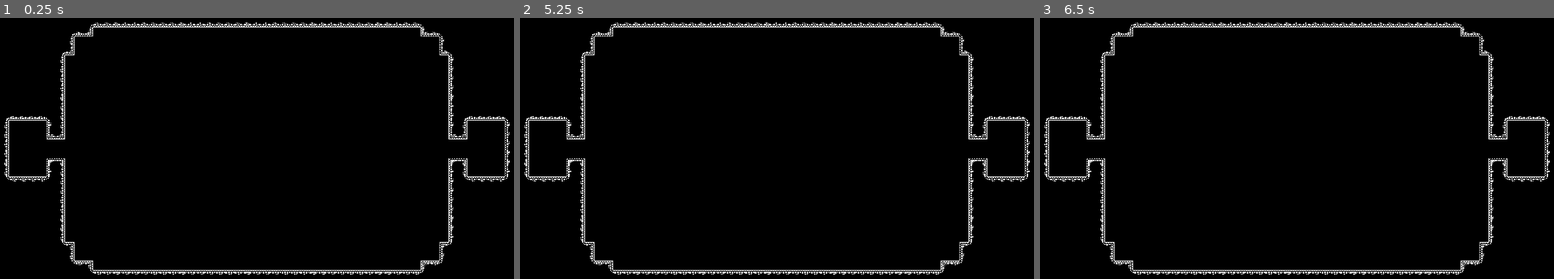
Above: before the commit, frames 1-3 (left to right).
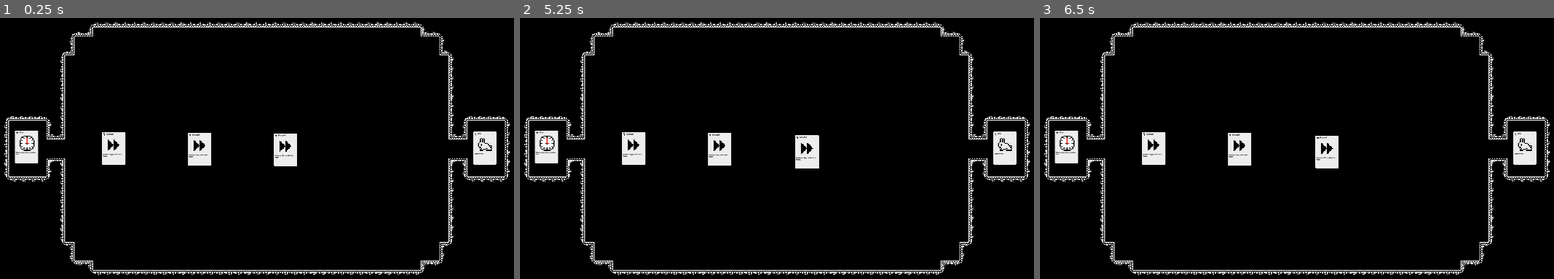
Above: after the commit, the same moments.

Repository: hpi-swa-lab/syntactic-shuffle
Game: Godot game, scene res://game/game.tscn
Same seed, same stepped clock (60 frames per second), same inputs: the game is played once before the commit and once after it. The engine's default icon, where the game draws it, is replaced by a stand-in: a white triangle on a blue panel in a dark square.
Inputs (mouse positions are in pixels of both pictures, inside the frame that each line leads up to):
- Up to frame 1 (0.25 s): no input
- Up to frame 2 (5.25 s): tap Enter at 0.5, 2, 3.5 s; move the mouse to (905, 135) at 0.52 s; click (905, 135) at 0.67 s; tap Space at 1.25, 2.75, 4.25 s; drag from (663, 169) to (outside the picture) at 1.27 s; move the mouse to (838, 80) at 2.02 s; click (838, 80) at 2.17 s; drag from (751, 216) to (outside the picture) at 2.77 s; move the mouse to (951, 200) at 3.52 s; click (951, 200) at 3.67 s; drag from (602, 104) to (689, 70) at 4.27 s; move the mouse to (807, 151) at 5.02 s; click (807, 151) at 5.17 s
- Up to frame 3 (6.5 s): drag from (1209, 70) to (outside the picture) at 5.77 s

The runs differ from the first frame. In frame 1, 2.7% of the frame differs, in the area x 2-97%, y 43-57%; in frame 2, 2.7%, in the area x 2-97%, y 43-58%; in frame 3, 2.7%.
Error after the commit: Assertion failed: cannot have multiple fallback card boundaries (res://addons/cards/CardBoundary.gd:62)

Commit message:
fix 2 levels

Diff:
--- a/game/levels/lvl_forward_loop.tscn
+++ b/game/levels/lvl_forward_loop.tscn
@@ -663,58 +663,63 @@
 script = ExtResource("2_deai0")
 metadata/cards_ignore = false
 
-[node name="ForwardCard" type="Node2D" parent="."]
-position = Vector2(295, 75)
+[node name="ForwardCard" type="CharacterBody2D" parent="."]
+position = Vector2(200, 74)
 scale = Vector2(0.2, 0.2)
+motion_mode = 1
 script = ExtResource("3_dtmmn")
-id = "0c0fd2b0-87bd-4033-9352-40b64e954f15"
+id = "f0dadd47-5419-4409-a8b5-4ced7980dde9"
+named_outgoing = Dictionary[String, Array]({
+"data": [NodePath("../ForwardCard2")]
+})
+named_incoming = Dictionary[String, Array]({
+"data": [NodePath("../ClockCard")]
+})
+metadata/_custom_type_script = ExtResource("3_dtmmn")
+
+[node name="ForwardCard2" type="CharacterBody2D" parent="."]
+position = Vector2(347, 75)
+scale = Vector2(0.2, 0.2)
+motion_mode = 1
+script = ExtResource("3_dtmmn")
+id = "f0dadd47-5419-4409-a8b5-4ced7980dde9"
 named_outgoing = Dictionary[String, Array]({
 "data": [NodePath("../ForwardCard3")]
+})
+named_incoming = Dictionary[String, Array]({
+"data": [NodePath("../ForwardCard")]
+})
+metadata/_custom_type_script = ExtResource("3_dtmmn")
+
+[node name="ForwardCard3" type="CharacterBody2D" parent="."]
+position = Vector2(494, 76)
+scale = Vector2(0.2, 0.2)
+motion_mode = 1
+script = ExtResource("3_dtmmn")
+id = "f0dadd47-5419-4409-a8b5-4ced7980dde9"
+named_outgoing = Dictionary[String, Array]({
+"data": []
 })
 named_incoming = Dictionary[String, Array]({
 "data": [NodePath("../ForwardCard2")]
 })
 metadata/_custom_type_script = ExtResource("3_dtmmn")
 
-[node name="ForwardCard2" type="Node2D" parent="."]
-position = Vector2(146, 74)
+[node name="WinCard" type="CharacterBody2D" parent="."]
+position = Vector2(835, 73)
 scale = Vector2(0.2, 0.2)
-script = ExtResource("3_dtmmn")
-id = "a2cee372-1cf0-4136-b660-688423556d86"
+motion_mode = 1
+script = ExtResource("5_3yoo5")
+id = "dfce44c8-7eea-45c4-8005-bad52d477040"
+metadata/_custom_type_script = ExtResource("5_3yoo5")
+
+[node name="ClockCard" type="CharacterBody2D" parent="."]
+position = Vector2(51, 71)
+scale = Vector2(0.2, 0.2)
+motion_mode = 1
+script = ExtResource("6_deai0")
+id = "c9a97567-0f85-414c-8416-b5b7e6853ec9"
 named_outgoing = Dictionary[String, Array]({
 "data": [NodePath("../ForwardCard")]
 })
-named_incoming = Dictionary[String, Array]({
-"data": [NodePath("../ClockCard")]
-})
-metadata/_custom_type_script = ExtResource("3_dtmmn")
-
-[node name="ForwardCard3" type="Node2D" parent="."]
-position = Vector2(444, 75)
-scale = Vector2(0.2, 0.2)
-script = ExtResource("3_dtmmn")
-id = "46813c90-546b-41c4-ba68-dac700424e95"
-named_outgoing = Dictionary[String, Array]({
-"data": []
-})
-named_incoming = Dictionary[String, Array]({
-"data": [NodePath("../ForwardCard")]
-})
-metadata/_custom_type_script = ExtResource("3_dtmmn")
-
-[node name="WinCard" type="Node2D" parent="."]
-position = Vector2(840, 76)
-scale = Vector2(0.2, 0.2)
-script = ExtResource("5_3yoo5")
-id = "c573a7cf-09d9-4a87-80eb-5ea5c2f88f80"
-metadata/_custom_type_script = ExtResource("5_3yoo5")
-
-[node name="ClockCard" type="Node2D" parent="."]
-position = Vector2(55, 71)
-scale = Vector2(0.2, 0.2)
-script = ExtResource("6_deai0")
-id = "7d22d1a8-c6d8-495f-baa6-381324ce9e30"
-named_outgoing = Dictionary[String, Array]({
-"data": [NodePath("../ForwardCard2")]
-})
 metadata/_custom_type_script = ExtResource("6_deai0")
Not shown, changed: game/levels/lvl_why_cant_i_make_all_these_connections.tscn
